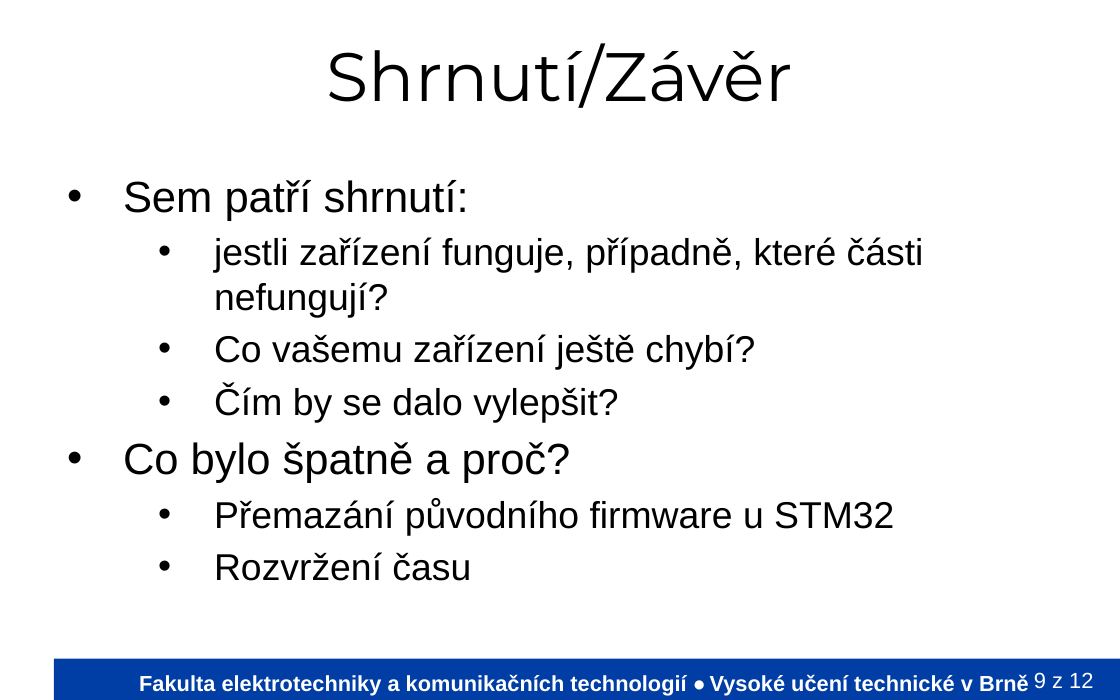
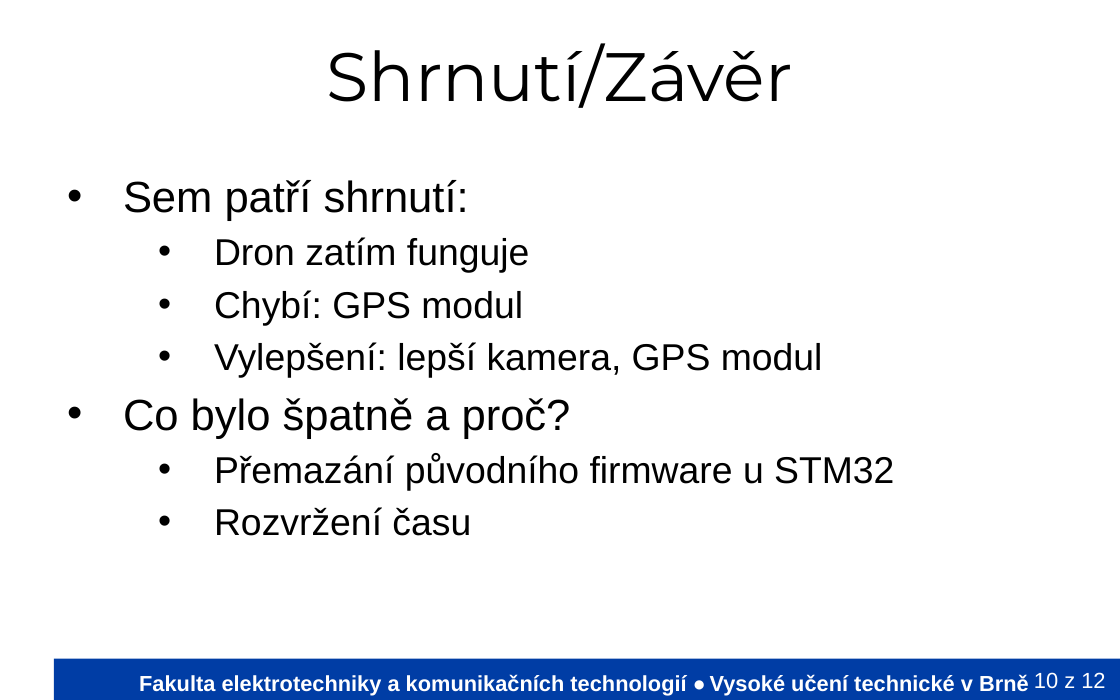
Before and after one commit to Mi-Tom/micro-controlers, a slide deck: slide 10 of PrezentaceVUT/VyvojovyDiagramVUT.odp (slide 9 before the commit). Drawn at 1120x700 pixels with LibreOffice and Linux fonts; fonts in the diff are those of the drawing; background and template pictures are left out. Boxes give left, top, right and bottom in pixels: in the first picture for what was removed or moved away, otherwise in the second. Text is boxed around its words. In the diff, an @@ line names an element or a change of style, - is before the commit and + after.

```diff
--- a/PrezentaceVUT/VyvojovyDiagramVUT.odp
+++ b/PrezentaceVUT/VyvojovyDiagramVUT.odp
@@ text at (x1=214, y1=237, x2=823, y2=378): text changed @@
-  • jestli zařízení funguje, případně, které části nefungují?
-  • Co vašemu zařízení ještě chybí?
-  • Čím by se dalo vylepšit?
+  • Dron zatím funguje
+  • Chybí: GPS modul
+  • Vylepšení: lepší kamera, GPS modul
@@ page number at (x1=1034, y1=672, x2=1105, y2=689): text changed @@
-9 z 12
+10 z 12
```
Also in this commit, not shown: 1 other slide changed, 5 slides added, 4 slides removed.
